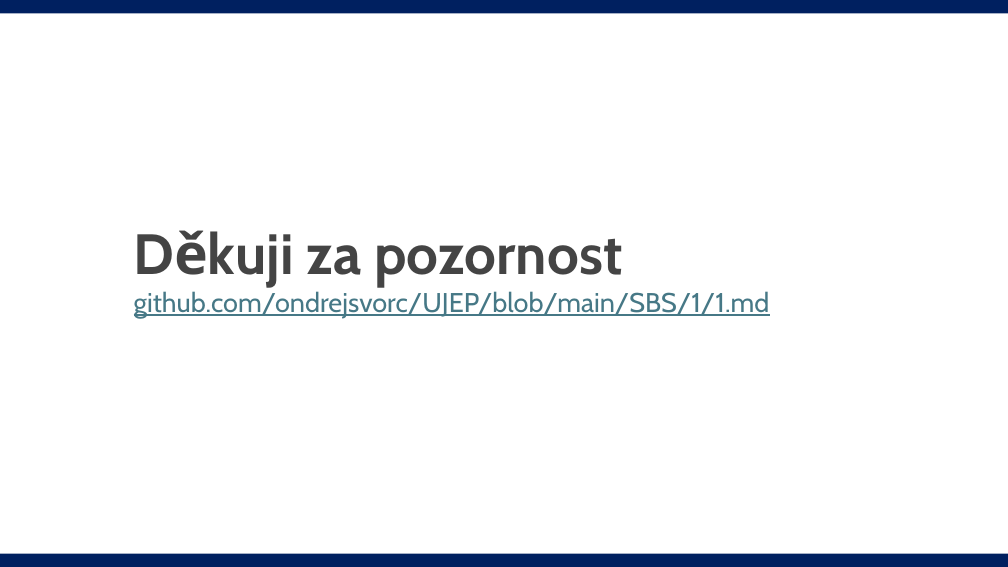
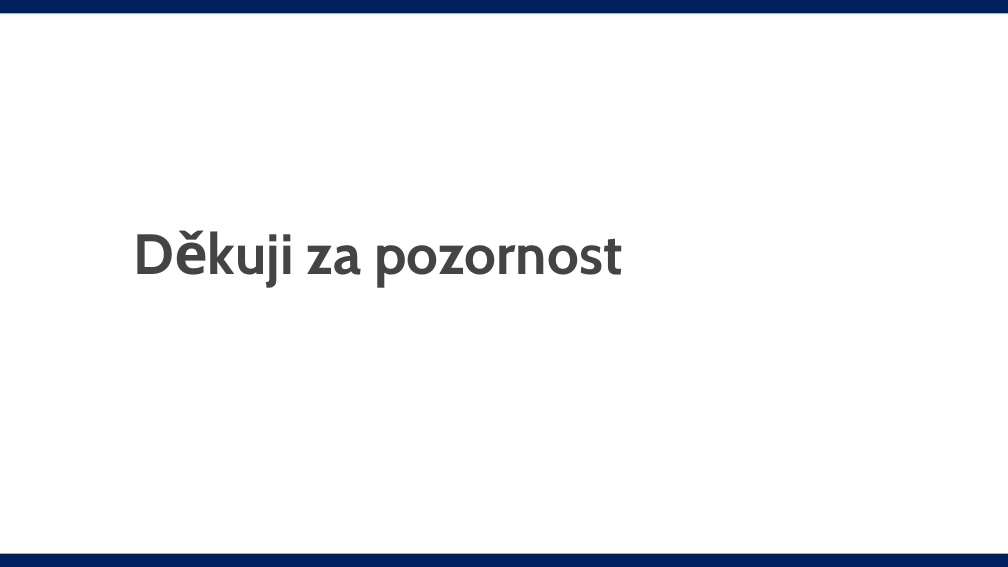
Before and after one commit to ondrejsvorc/UJEP, a slide deck: slide 11 of SBS/1/Ondřej Švorc - 1.pptx. Drawn at 1008x567 pixels with LibreOffice and Linux fonts; fonts in the diff are those of the drawing. Boxes give left, top, right and bottom in pixels: in the first picture for what was removed or moved away, otherwise in the second. Text is boxed around its words. In the diff, an @@ line names an element or a change of style, - is before the commit and + after.

```diff
--- a/SBS/1/Ondřej Švorc - 1.pptx
+++ b/SBS/1/Ondřej Švorc - 1.pptx
@@ subtitle removed at bbox=[134, 291, 770, 318] @@
-github.com/ondrejsvorc/UJEP/blob/main/SBS/1/1.md
```
Also in this commit, not shown: 5 other files.
